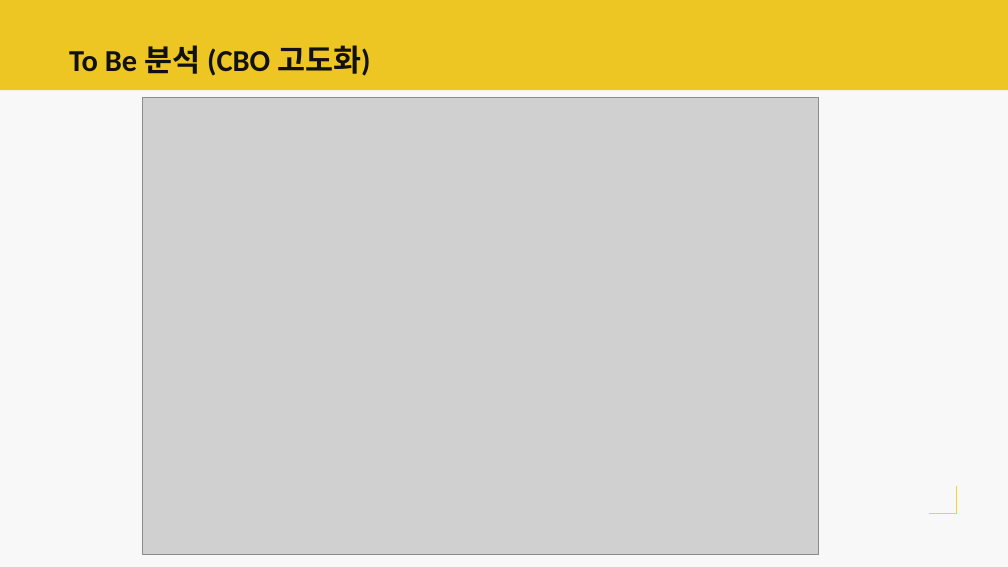
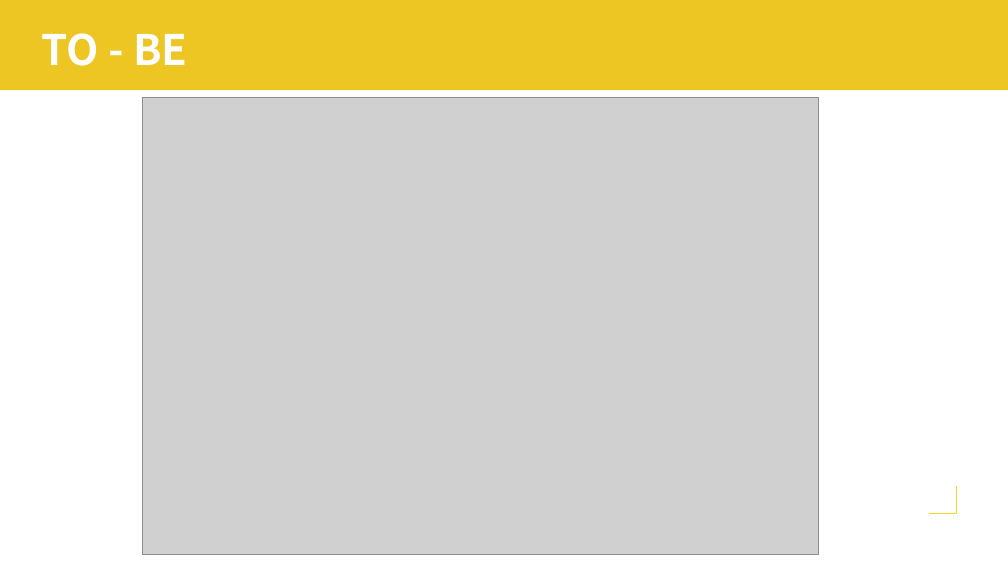
Before and after one commit to naniboy0923/SAP_Project, a slide deck: slide 11 of Document/프로젝트 수행계획서.pptx (slide 5 before the commit). Drawn at 1008x567 pixels with LibreOffice and Linux fonts; fonts in the diff are those of the drawing; grey boxes stand for pictures. Boxes give left, top, right and bottom in pixels: in the first picture for what was removed or moved away, otherwise in the second. Text is boxed around its words. In the diff, an @@ line names an element or a change of style, - is before the commit and + after.

```diff
--- a/Document/프로젝트 수행계획서.pptx
+++ b/Document/프로젝트 수행계획서.pptx
@@ background #F8F8F8 to #FFFFFF @@
@@ text added at (41, 33, 187, 66), 80 pt, text #FFFFFF, bold @@
+TO - BE
@@ title removed at (69, 45, 370, 76) @@
-To Be 분석 (CBO 고도화)
```
Also in this commit, not shown: 9 other slides changed, 11 slides added.
